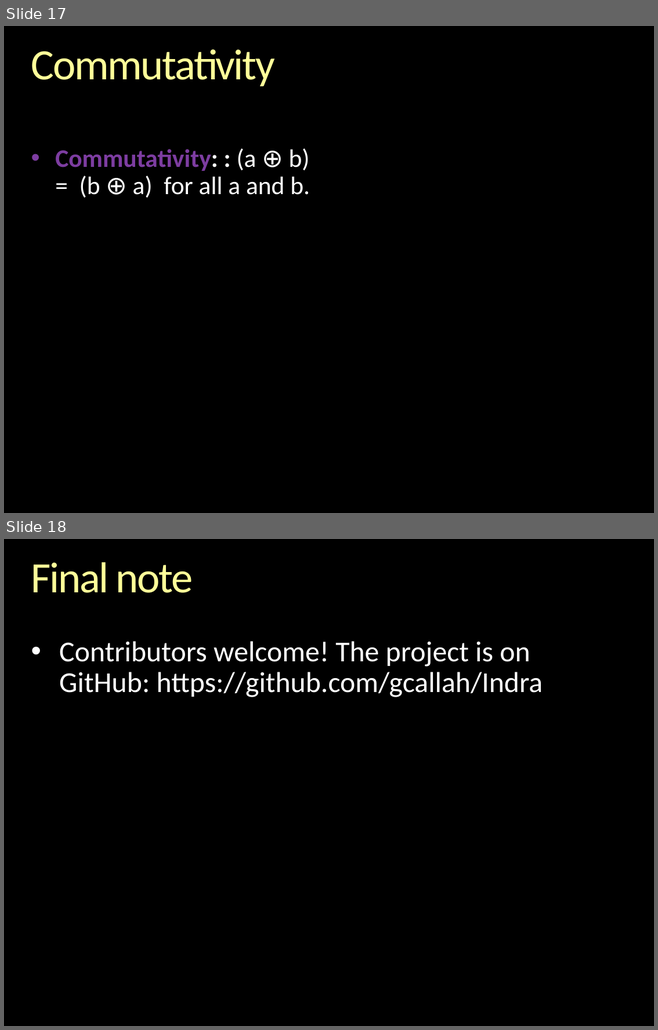
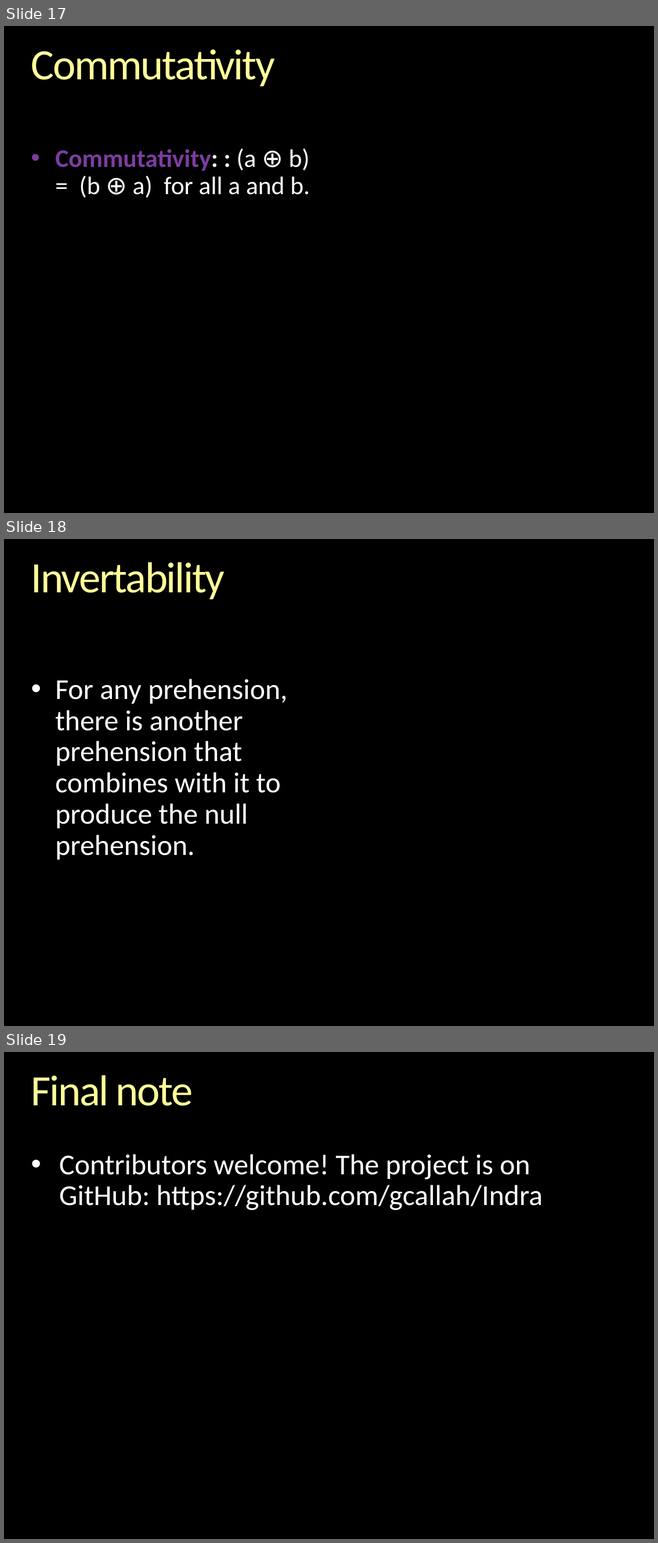
Before and after one commit to gcallah/indras_net, a slide deck: docs/ABMsAsAlgebraic.pptx. Shown one above the other, each under a label of ours: slides 17 and 18 before the commit, slides 17, 18 and 19 after it. The pictures are 658x1030 and 658x1543 pixels, drawn with LibreOffice and Linux fonts; fonts in the diff are those of the drawing; background and template pictures are left out. Boxes give left, top, right and bottom in pixels: in the first picture for what was removed or moved away, otherwise in the second. Text is boxed around its words. In the diff, an @@ line names an element or a change of style, - is before the commit and + after.

Commit message:
Enhanced ABMsAsAlgebraic.pptx

```diff
--- a/docs/ABMsAsAlgebraic.pptx
+++ b/docs/ABMsAsAlgebraic.pptx
@@ slide 18 added at (4, 539, 654, 1026), background picture (left out) @@
@@ title added at (31, 562, 225, 599), 48 pt, text gradient #FFFFB9 to #FFFF99 to #F6AE1E @@
+Invertability
@@ text added at (55, 679, 287, 860), 32 pt, text #FFFFFF @@
+        • For any prehension, there is another prehension that combines with it to produce the null prehension.
@@ what was slide 18 is now slide 19 @@
```
